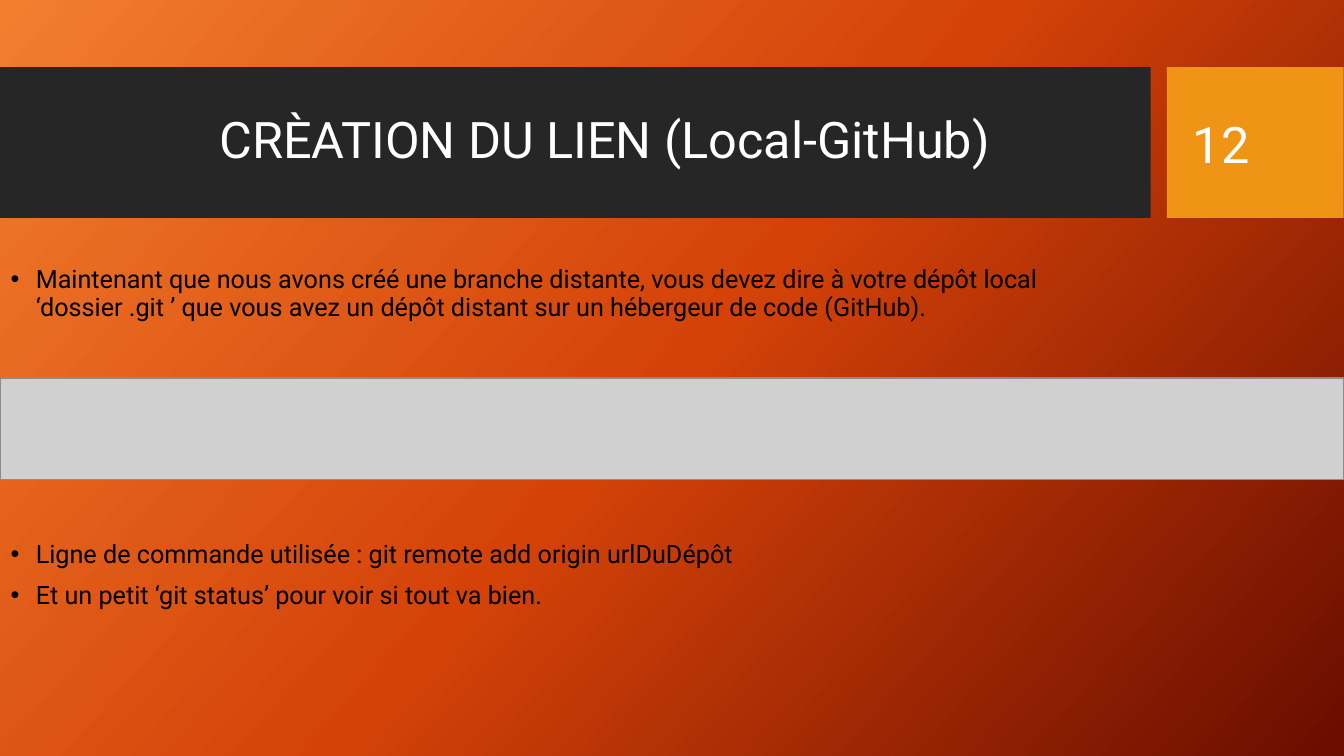
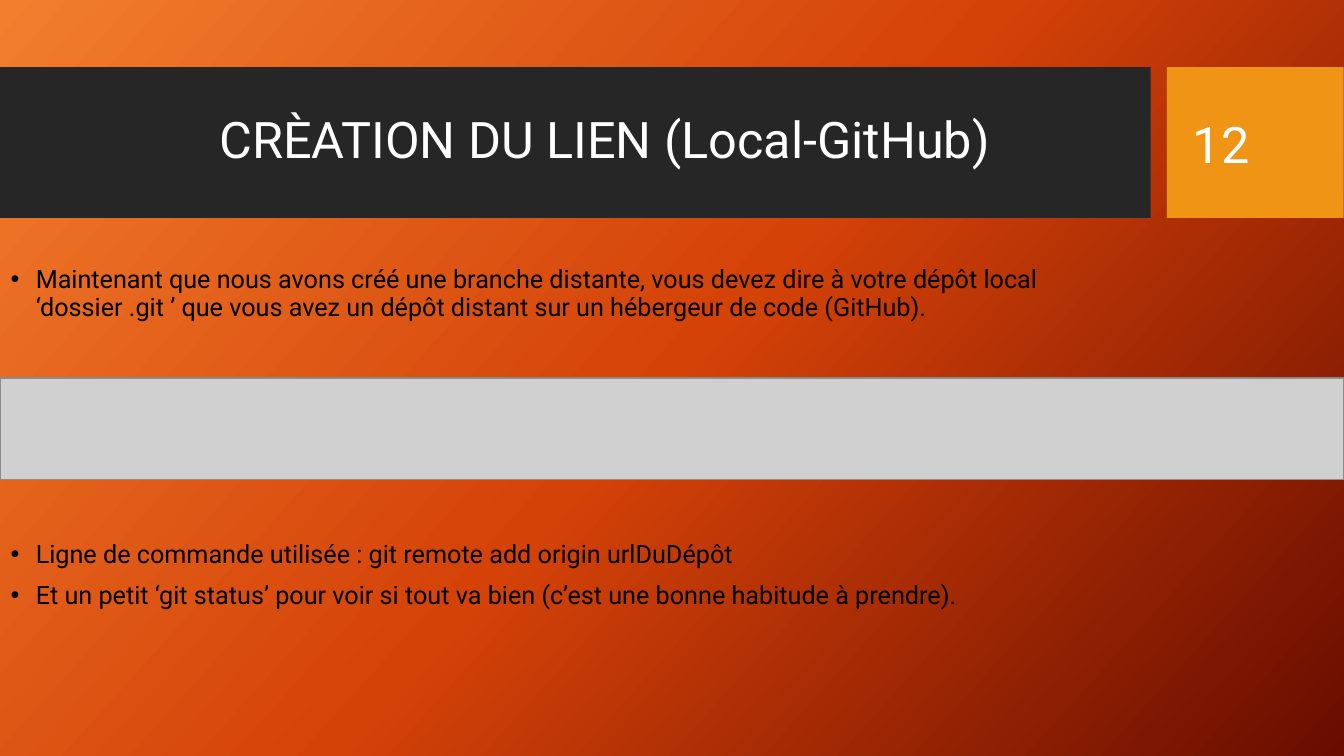
Before and after one commit to Math-Alex83/Expos-_git_cda_2210, a slide deck: slide 12 of Présentation_Git_CDA_2210.pptx. Drawn at 1344x756 pixels with LibreOffice and Linux fonts; fonts in the diff are those of the drawing; grey boxes stand for pictures; background and template pictures are left out. Boxes give left, top, right and bottom in pixels: in the first picture for what was removed or moved away, otherwise in the second. Text is boxed around its words. In the diff, an @@ line names an element or a change of style, - is before the commit and + after.

```diff
--- a/Présentation_Git_CDA_2210.pptx
+++ b/Présentation_Git_CDA_2210.pptx
@@ text at [36,584,956,610]: text changed @@
-• Et un petit ‘git status’ pour voir si tout va bien.
+• Et un petit ‘git status’ pour voir si tout va bien (c’est une bonne habitude à prendre).
```
Also in this commit, not shown: 6 other slides changed, 1 other file.
